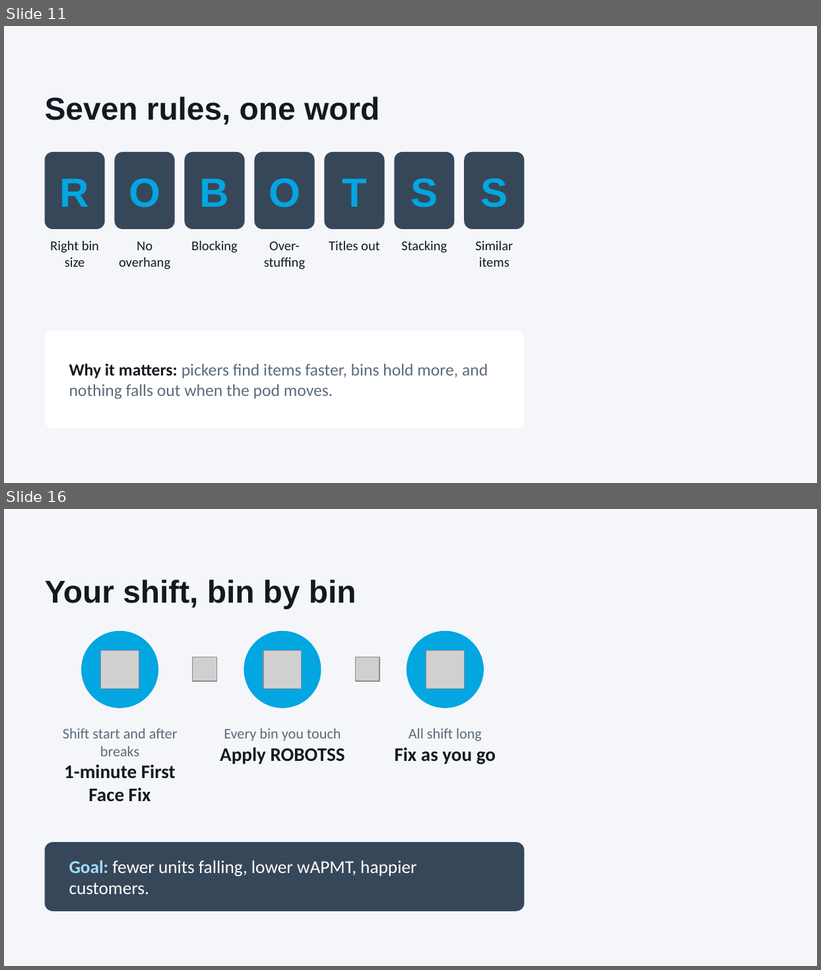
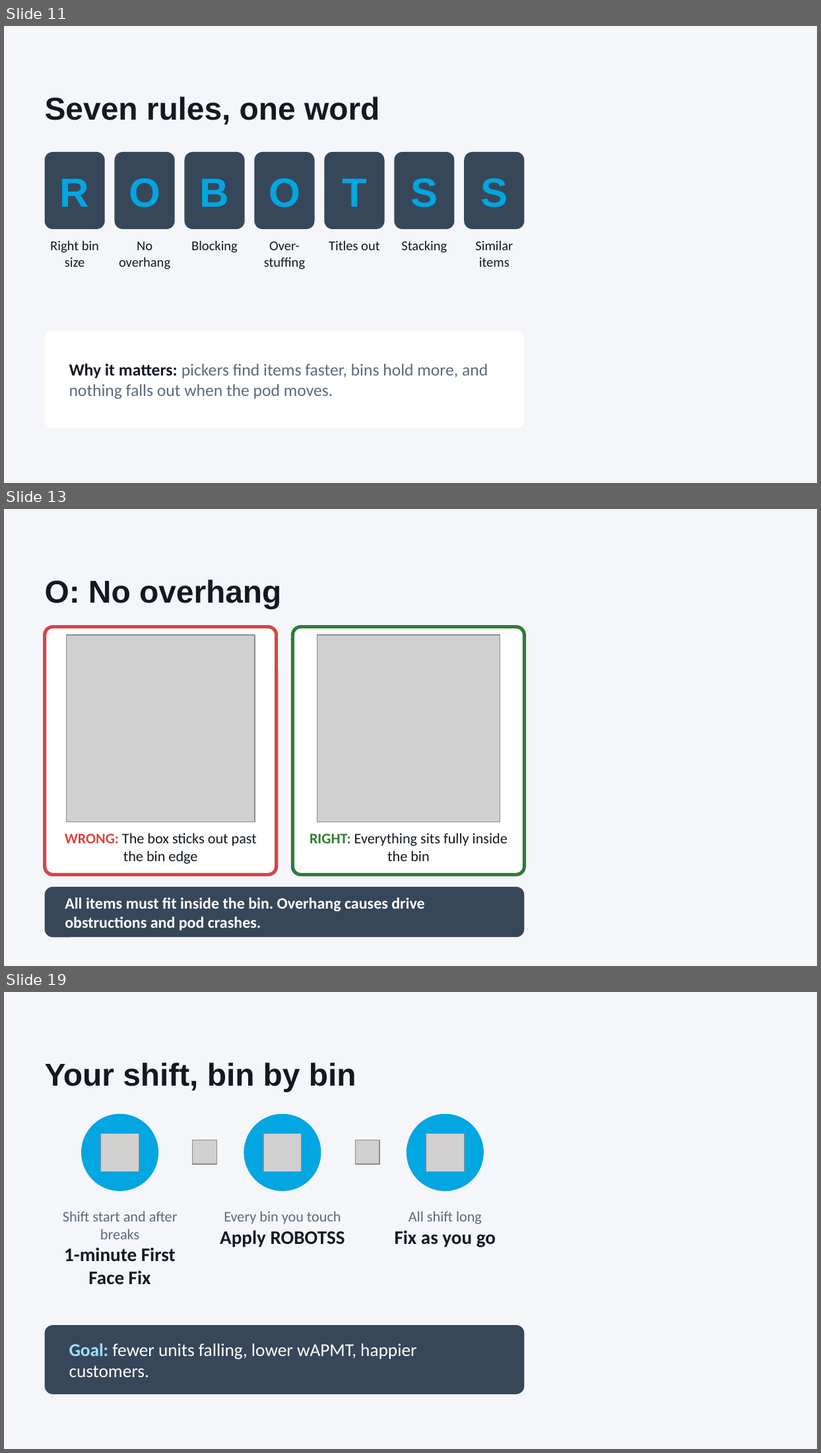
Before and after one commit to vanfryddie/beanstalkx, a slide deck: APMT_Coaching_Stow_FFF_ROBOTSS.pptx. Shown one above the other, each under a label of ours: slides 11 and 16 before the commit, slides 11, 13 and 19 after it; the slides between them are not shown. The pictures are 821x970 and 821x1453 pixels, drawn with LibreOffice and Linux fonts; fonts in the diff are those of the drawing; grey boxes stand for pictures; background and template pictures are left out. Boxes give left, top, right and bottom in pixels: in the first picture for what was removed or moved away, otherwise in the second. Text is boxed around its words. In the diff, an @@ line names an element or a change of style, - is before the commit and + after.

```diff
--- a/APMT_Coaching_Stow_FFF_ROBOTSS.pptx
+++ b/APMT_Coaching_Stow_FFF_ROBOTSS.pptx
@@ slide 13 added at bbox=[4, 509, 817, 966], background #F5F6FA @@
@@ title added at bbox=[45, 580, 281, 609], 28 pt, text #121921, bold @@
+O: No overhang
@@ rounded rectangle added at bbox=[45, 627, 277, 875], fill #FFFFFF, outline #D64545 3 pt @@
@@ rounded rectangle added at bbox=[292, 627, 524, 875], fill #FFFFFF, outline #2E7D32 3 pt @@
@@ picture added at bbox=[67, 635, 255, 822] @@
@@ picture added at bbox=[317, 635, 500, 822] @@
@@ text added at bbox=[65, 833, 257, 864], 13 pt, text #121921 @@
+WRONG: The box sticks out past the bin edge
@@ text added at bbox=[310, 833, 508, 861], 13 pt, text #121921 @@
+RIGHT: Everything sits fully inside the bin
@@ rounded rectangle added at bbox=[45, 887, 524, 937], fill #37475A @@
@@ text added at bbox=[65, 898, 424, 931], 14 pt, text #FFFFFF, bold @@
+All items must fit inside the bin. Overhang causes drive obstructions and pod crashes.
@@ what was slide 16 is now slide 19 @@
```
Also in this commit, not shown: 1 slide changed, 5 other slides added, 3 slides removed, 1 other file.
